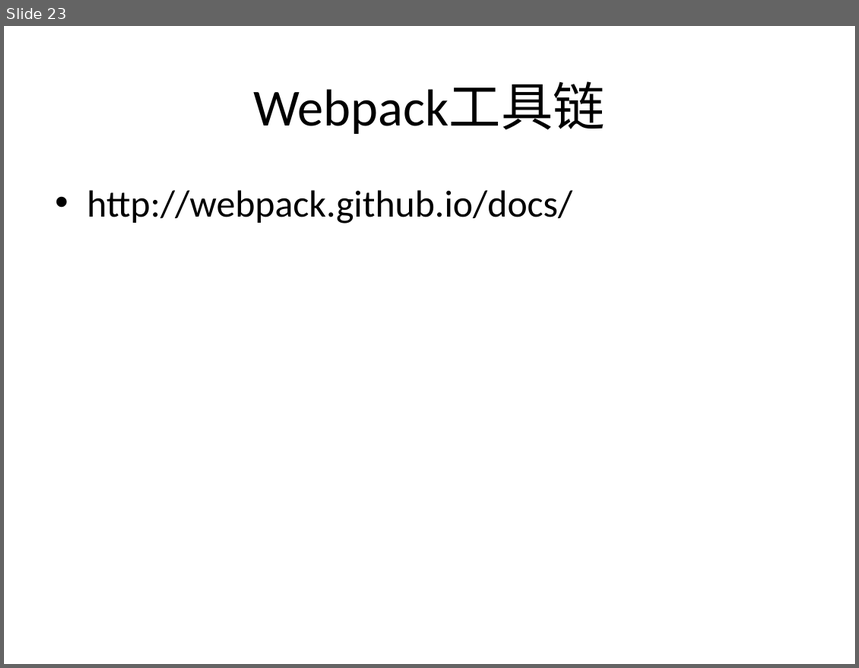
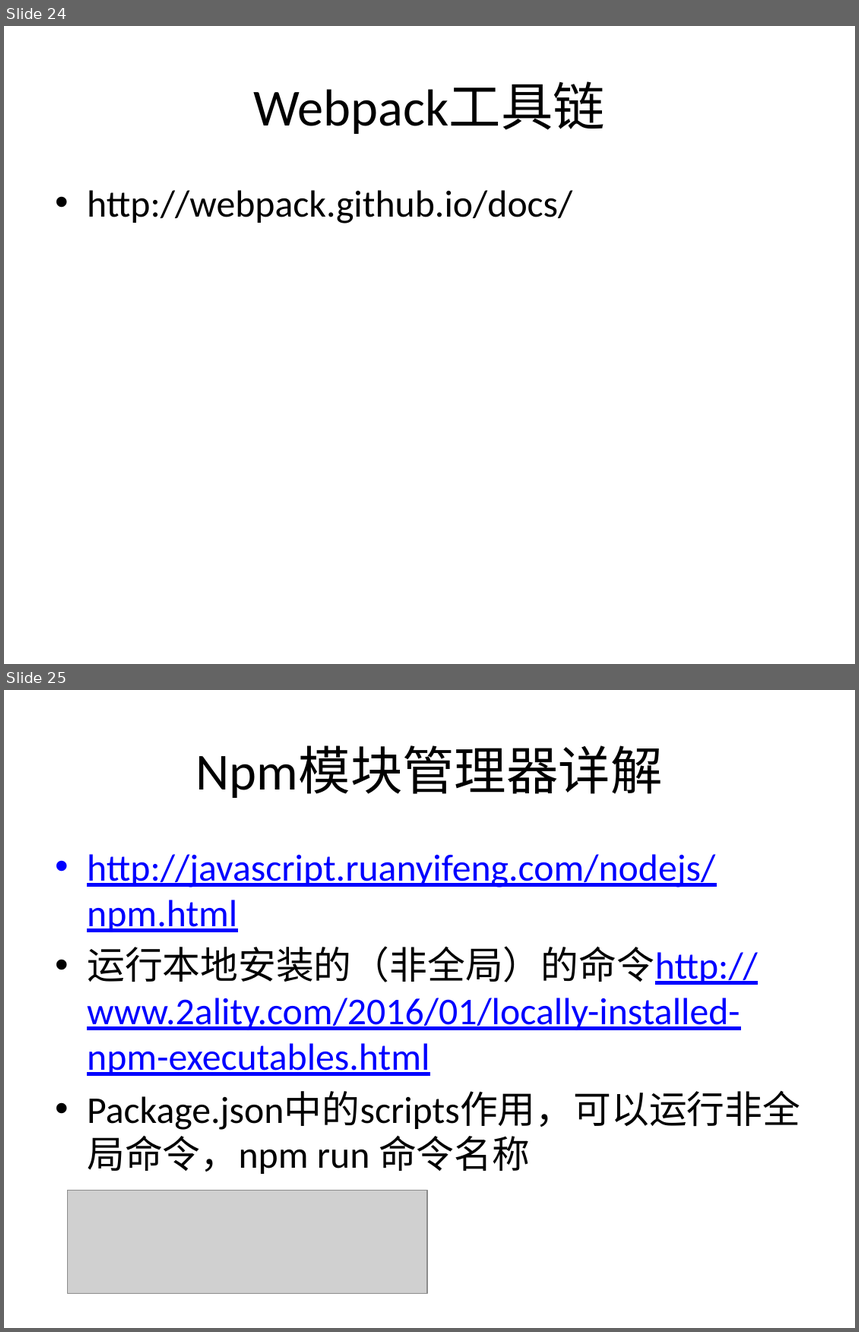
Before and after one commit to jasonLiu001/ng-study-ppt-files, a slide deck: files/Angular2.pptx. Shown one above the other, each under a label of ours: slide 23 before the commit, slides 24 and 25 after it. The pictures are 859x668 and 859x1332 pixels, drawn with LibreOffice and Linux fonts; fonts in the diff are those of the drawing; grey boxes stand for pictures. Boxes give left, top, right and bottom in pixels: in the first picture for what was removed or moved away, otherwise in the second. Text is boxed around its words. In the diff, an @@ line names an element or a change of style, - is before the commit and + after.

Commit message:
ok

```diff
--- a/files/Angular2.pptx
+++ b/files/Angular2.pptx
@@ slide 25 added at (4,690,855,1328), background #FFFFFF @@
@@ title added at (196,746,663,798), 44 pt, text #000000 @@
+Npm模块管理器详解
@@ text added at (87,854,800,1174), 32 pt, text #0000FF, underline @@
+• http://javascript.ruanyifeng.com/nodejs/npm.html
+• 运行本地安装的（非全局）的命令http://www.2ality.com/2016/01/locally-installed-npm-executables.html
+• Package.json中的scripts作用，可以运行非全局命令，npm run 命令名称
@@ picture added at (68,1191,428,1294) @@
@@ what was slide 23 is now slide 24 @@
```
Also in this commit, not shown: 23 other slides changed, 1 other slide added.
